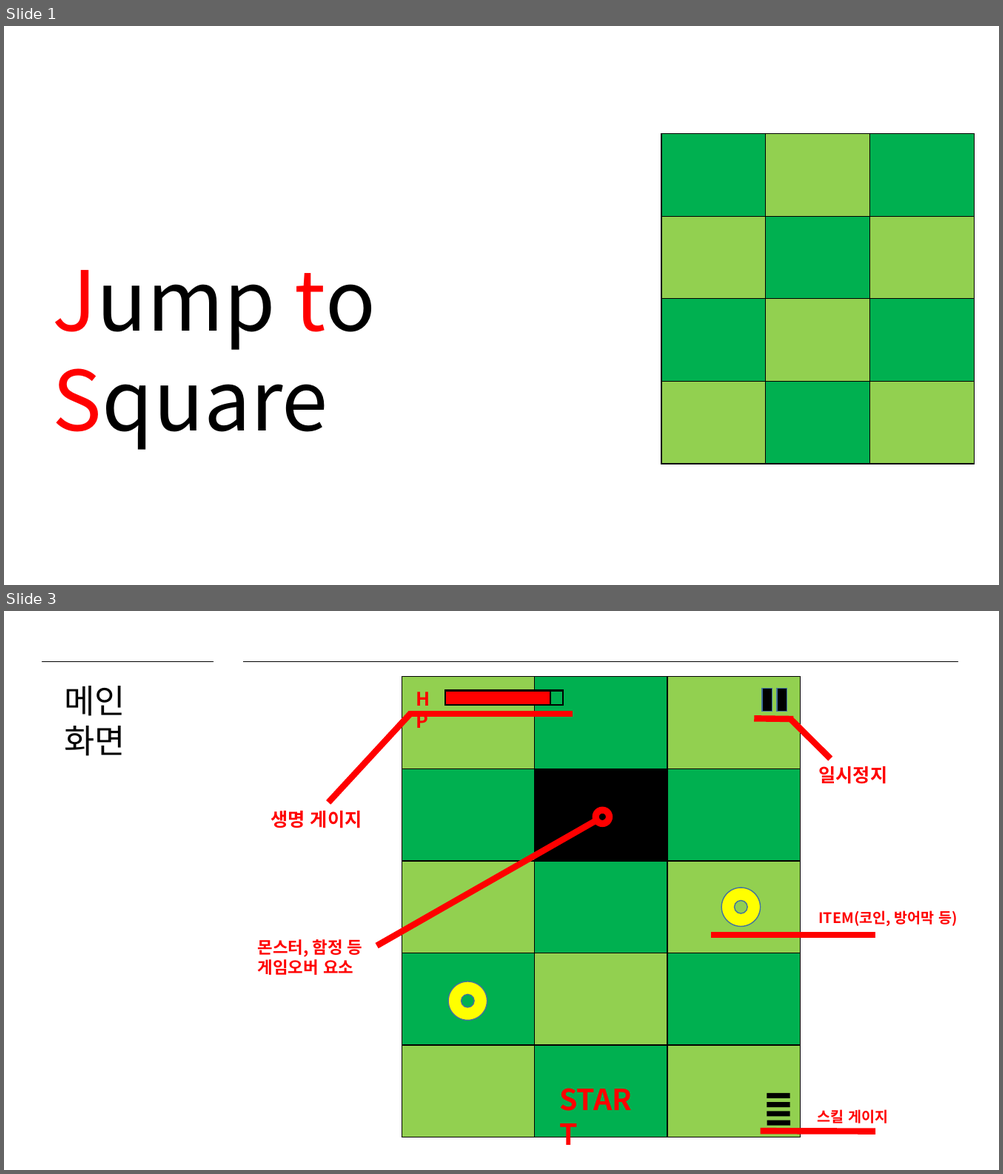
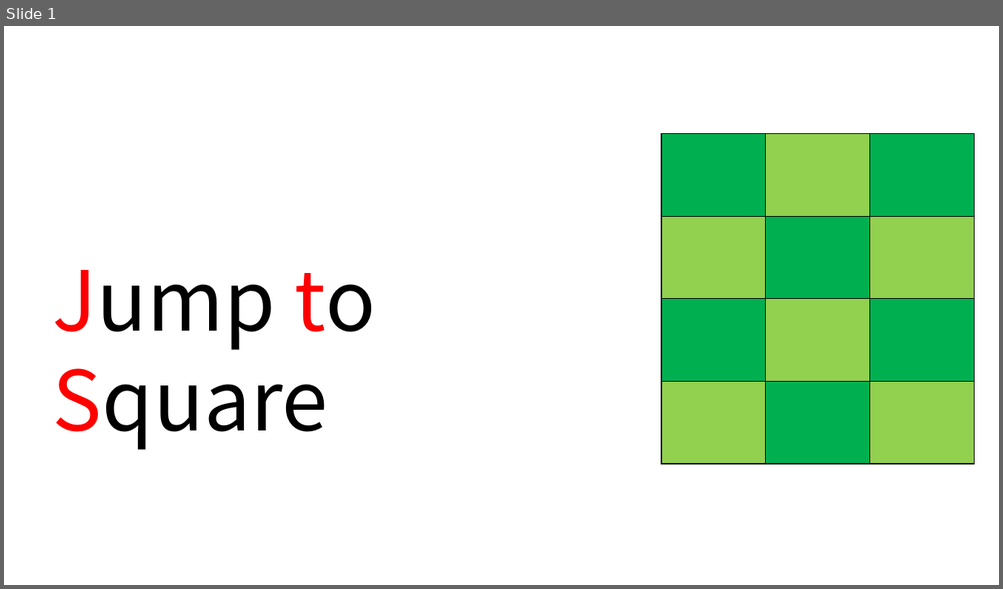
Before and after one commit to ssunine21/2DGP_2015180050, a slide deck: 2차발표자료.pptx. Shown one above the other, each under a label of ours: slides 1 and 3 before the commit, slide 1 after it; the slides between them are not shown. The pictures are 1003x1174 and 1003x589 pixels, drawn with LibreOffice and Linux fonts; fonts in the diff are those of the drawing. Boxes give left, top, right and bottom in pixels: in the first picture for what was removed or moved away, otherwise in the second. Text is boxed around its words. In the diff, an @@ line names an element or a change of style, - is before the commit and + after.

```diff
--- a/2차발표자료.pptx
+++ b/2차발표자료.pptx
@@ slide 3 removed at [4, 611, 999, 1170], background #FFFFFF @@
@@ line removed from (41, 662) to (213, 662) @@
@@ line removed from (244, 662) to (959, 662) @@
@@ table removed at [401, 677, 800, 1138], 5 rows, 3 columns @@
- |  | 
- |  | 
- |  | 
- |  | 
- |  | 
@@ text removed at [64, 686, 125, 756] @@
-메인 화면
@@ text removed at [408, 684, 448, 713] @@
-HP
@@ rectangle removed at [445, 691, 563, 706] @@
@@ rectangle removed at [445, 691, 550, 706] @@
@@ rectangle removed at [762, 689, 772, 712] @@
@@ rectangle removed at [777, 689, 788, 712] @@
@@ line removed from (329, 803) to (410, 713) @@
@@ line removed from (408, 714) to (572, 714) @@
@@ line removed from (754, 718) to (794, 719) @@
@@ line removed from (830, 759) to (790, 718) @@
@@ text removed at [818, 766, 887, 784] @@
-일시정지
@@ donut removed at [592, 806, 612, 826] @@
@@ text removed at [270, 811, 362, 829] @@
-생명 게이지
@@ line removed from (377, 946) to (600, 819) @@
@@ donut removed at [722, 888, 760, 926] @@
@@ text removed at [818, 911, 957, 926] @@
-ITEM(코인, 방어막 등)
@@ text removed at [258, 940, 363, 975] @@
-몬스터, 함정 등
-게임오버 요소
@@ line removed from (711, 936) to (876, 936) @@
@@ donut removed at [448, 982, 486, 1021] @@
@@ text removed at [552, 1078, 653, 1121] @@
-START
@@ rectangle removed at [766, 1093, 790, 1099] @@
@@ rectangle removed at [766, 1112, 790, 1117] @@
@@ rectangle removed at [766, 1102, 790, 1108] @@
@@ rectangle removed at [767, 1121, 791, 1126] @@
@@ text removed at [817, 1110, 888, 1124] @@
-스킬 게이지
@@ line removed from (760, 1132) to (876, 1132) @@
```
Also in this commit, not shown: 3 slides changed, 2 slides added, 3 other slides removed, 49 other files.
